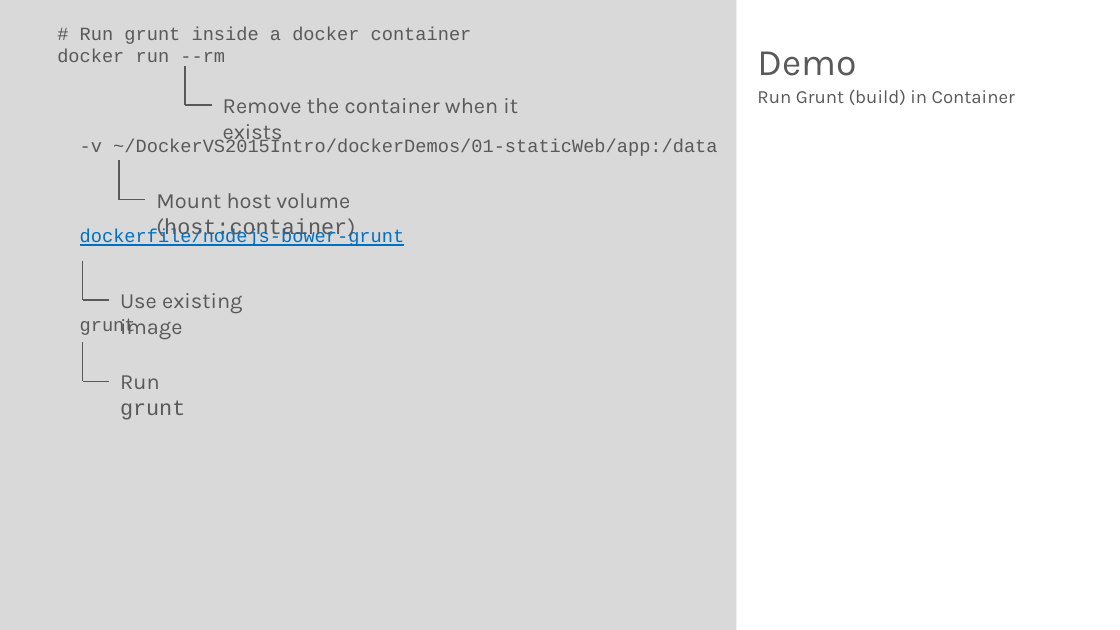
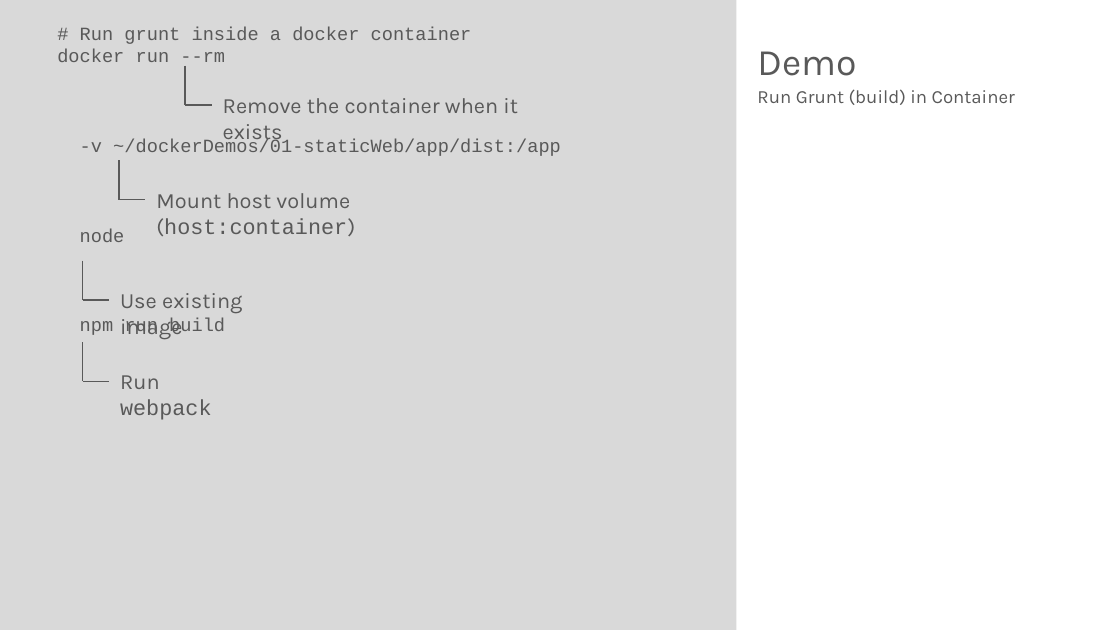
Before and after one commit to rstropek/DockerVS2015Intro, a slide deck: slide 49 of slides/Docker-Workshop.pptx (slide 48 before the commit). Drawn at 1120x630 pixels with LibreOffice and Linux fonts; fonts in the diff are those of the drawing. Boxes give left, top, right and bottom in pixels: in the first picture for what was removed or moved away, otherwise in the second. Text is boxed around its words. In the diff, an @@ line names an element or a change of style, - is before the commit and + after.

```diff
--- a/slides/Docker-Workshop.pptx
+++ b/slides/Docker-Workshop.pptx
@@ text at (80,139,561,337): text changed @@
--v ~/DockerVS2015Intro/dockerDemos/01-staticWeb/app:/data
-dockerfile/nodejs-bower-grunt
-grunt
+-v ~/dockerDemos/01-staticWeb/app/dist:/app
+node
+npm run build
@@ text at (120,375,212,420): text changed @@
-Run grunt
+Run webpack
```
Also in this commit, not shown: 15 other slides changed, 4 slides added, 6 slides removed, 4 other files.
